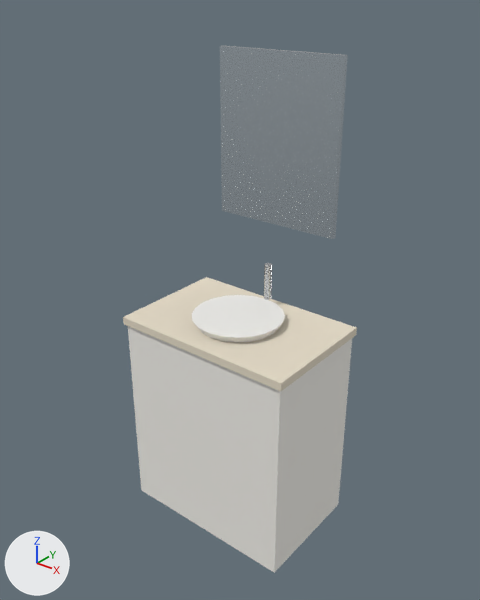
The glTF model ranch/assets/models/obj/vanity.glb as it was, and as the next commit left it.
The view is the same before and after, from a 50 mm lens placed at (1.354, -1.682, 1.966), pointed at (0.011, -0.004, 0.925). The axes (+X, +Y, +Z) are drawn at lower left. The lights are the same throughout. The older version comes first. Where no turn or scale is listed for an object, it has been applied to the vertices. Vertices at exactly the same position are counted once.
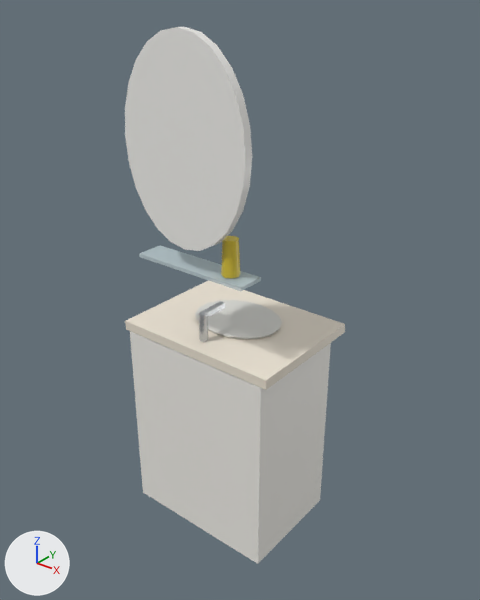
Patch to the scene script:
```diff
--- a/ranch/assets/models/obj/vanity.glb.py
+++ b/ranch/assets/models/obj/vanity.glb.py
@@ mat_material_1 @@
 mat_material_1 = principled_material('Material_1')
-mat_material_1.base_color = (0.791, 0.716, 0.578)  # pale yellow #e6dcc8
+mat_material_1.base_color = (0.863, 0.791, 0.672)  # pale yellow #efe6d6
 mat_material_1.roughness = 0.9
@@ mat_material_2 @@
 mat_material_2 = principled_material('Material_2')
-mat_material_2.base_color = (0.905, 0.896, 0.863)  # white #f4f3ef
+mat_material_2.base_color = (0.716, 0.716, 0.672)  # light grey #dcdcd6
 mat_material_2.roughness = 0.4
@@ mat_material_4 @@
 mat_material_4 = principled_material('Material_4')
-mat_material_4.base_color = (0.624, 0.708, 0.768)  # light grey #cfdbe3
-mat_material_4.metallic = 0.9
-mat_material_4.roughness = 0.05
+mat_material_4.base_color = (0.905, 0.896, 0.863)  # white #f4f3ef
+mat_material_4.roughness = 0.4
@@ me_mesh_0 @@
-me_mesh_0.from_pydata(...)  # 8 vertices, 12 faces; spans x -0.35..0.35, y -0.225..0.225, z -0.4..0.4
+me_mesh_0.from_pydata(...)  # 8 vertices, 12 faces; spans x -0.3..0.3, y -0.21..0.21, z -0.38..0.38
+# me_mesh_0 part 1: the whole mesh is scaled about its middle by (0.857, 0.933, 0.95)
 me_mesh_0.materials.append(mat_material_0)
@@ me_mesh_1 @@
-me_mesh_1.from_pydata(...)  # 8 vertices, 12 faces; spans x -0.36..0.36, y -0.235..0.235, z -0.015..0.015
+me_mesh_1.from_pydata(...)  # 8 vertices, 12 faces; spans x -0.32..0.32, y -0.24..0.24, z -0.018..0.018
+# me_mesh_1 part 2: the whole mesh is scaled about its middle by (0.889, 1.02, 1.17)
 me_mesh_1.materials.append(mat_material_1)
@@ me_mesh_2 @@
 # used by ob_mesh_2; parent = ob_vanity; location = (0.0, 0.0, 0.82)
-me_mesh_2.from_pydata(...)  # 44 vertices, 80 faces; spans x -0.17..0.17, y -0.17..0.17, z -0.04..0.04
+me_mesh_2.from_pydata(...)  # 40 vertices, 72 faces; spans x -0.167..0.167, y -0.17..0.17, z -0.006..0.006
+# me_mesh_2 part 3: the whole mesh is rebuilt
 me_mesh_2.materials.append(mat_material_2)
@@ me_mesh_4 @@
-me_mesh_4.from_pydata(...)  # 8 vertices, 12 faces; spans x -0.25..0.25, y -0.01..0.01, z -0.3..0.3
-me_mesh_4.materials.append(mat_material_4)  # light grey #cfdbe3
+me_mesh_4.from_pydata(...)  # 8 vertices, 12 faces; spans x -0.01..0.01, y -0.055..0.055, z -0.01..0.01
+# me_mesh_4 part 4: the whole mesh is scaled about its middle by (0.04, 5.5, 0.0333)
+me_mesh_4.materials.append(mat_material_3)  # light grey #c4c7ca
@@ ob_mesh_0 @@
 ob_mesh_0 = bpy.data.objects.new('Mesh_0', me_mesh_0)
-ob_mesh_0.location = (0.0, 0.0, 0.4)
+ob_mesh_0.location = (0.0, -0.05, 0.42)
@@ ob_mesh_1 @@
 ob_mesh_1 = bpy.data.objects.new('Mesh_1', me_mesh_1)
-ob_mesh_1.location = (0.0, 0.0, 0.815)
+ob_mesh_1.location = (0.0, -0.02, 0.82)
@@ ob_mesh_2 @@
 ob_mesh_2.parent = ob_vanity
-ob_mesh_2.location = (0.0, 0.0, 0.82)
+ob_mesh_2.location = (0.0, 0.0, 0.842)
+ob_mesh_2.scale = (1.0, 0.8, 1.0)
@@ ob_mesh_3 @@
 ob_mesh_3 = bpy.data.objects.new('Mesh_3', me_mesh_3)
-ob_mesh_3.location = (0.0, 0.18, 0.93)
+ob_mesh_3.location = (0.0, -0.19, 0.89)
@@ ob_mesh_4 @@
 ob_mesh_4 = bpy.data.objects.new('Mesh_4', me_mesh_4)
-ob_mesh_4.location = (0.0, 0.22, 1.45)
+ob_mesh_4.location = (0.0, -0.14, 0.935)
@@ ob_mesh_8 @@
+ob_mesh_8 = bpy.data.objects.new('Mesh_8', me_mesh_8)  # 20 vertices, 32 faces; spans x -0.03..0.03, y -0.03..0.03, z -0.06..0.06; in mat_material_7 (yellow #d9c23a)
+ob_mesh_8.location = (0.14, -0.21, 1.19)
@@ ob_mesh_7 @@
+ob_mesh_7 = bpy.data.objects.new('Mesh_7', me_mesh_7)  # a box spanning x -0.22..0.22, y -0.05..0.05, z -0.006..0.006; in mat_material_6 (pale blue #cfe0e4)
+ob_mesh_7.location = (0.0, -0.21, 1.12)
@@ ob_mesh_5 @@
+ob_mesh_5 = bpy.data.objects.new('Mesh_5', me_mesh_5)  # 52 vertices, 96 faces; spans x -0.24..0.24, y -0.015..0.015, z -0.324..0.324; in mat_material_4 (white #f4f3ef)
+ob_mesh_5.location = (0.0, -0.25, 1.52)
```

Changed parts and their boxes [x1, y1, x2, y2] in the pictures (480 x 600 px):
'Mesh_0', moved, rescaled (10% narrower): before [128, 326, 352, 573]; after [130, 331, 331, 564]
'Mesh_5', added: after [125, 27, 252, 251]
'Mesh_4', recoloured, surface changed, moved, rescaled (80% narrower, 91% shorter): before [220, 46, 348, 239]; after [200, 301, 225, 317]
'Mesh_1', recoloured, rescaled: before [123, 277, 357, 391]; after [125, 280, 345, 390]
'Mesh_2', recoloured, reshaped, moved, rescaled: before [192, 295, 285, 343]; after [196, 300, 282, 339]
'Mesh_7', added: after [139, 245, 261, 291]
'Mesh_8', added (yellow): after [221, 236, 240, 279]
'Mesh_3', moved: before [264, 263, 272, 300]; after [199, 313, 208, 342]
